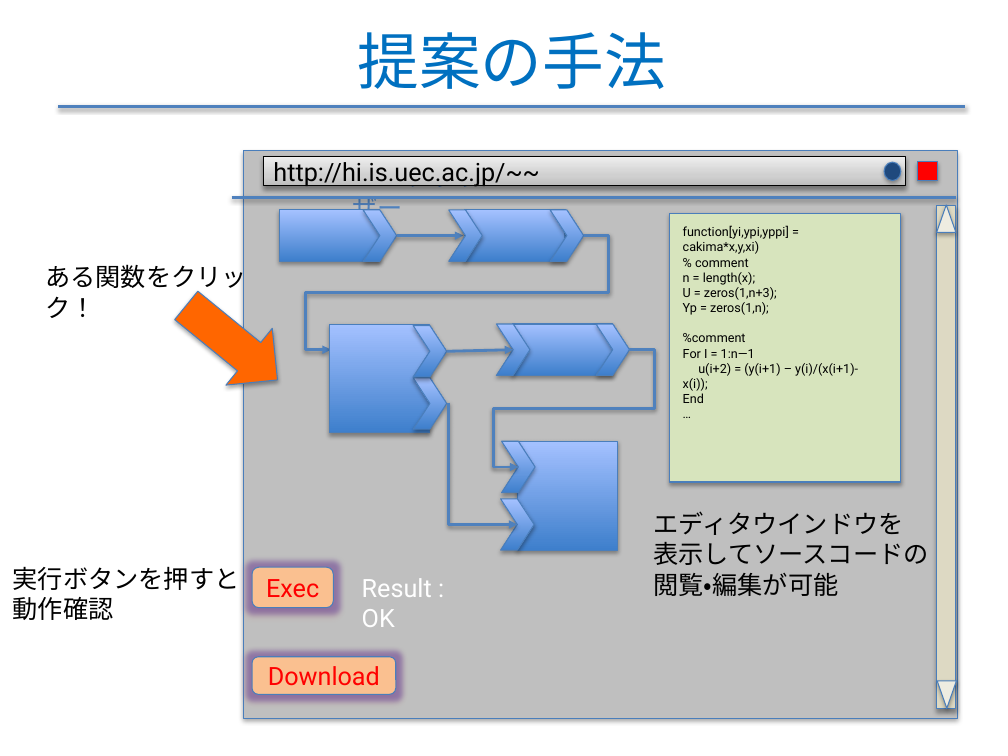
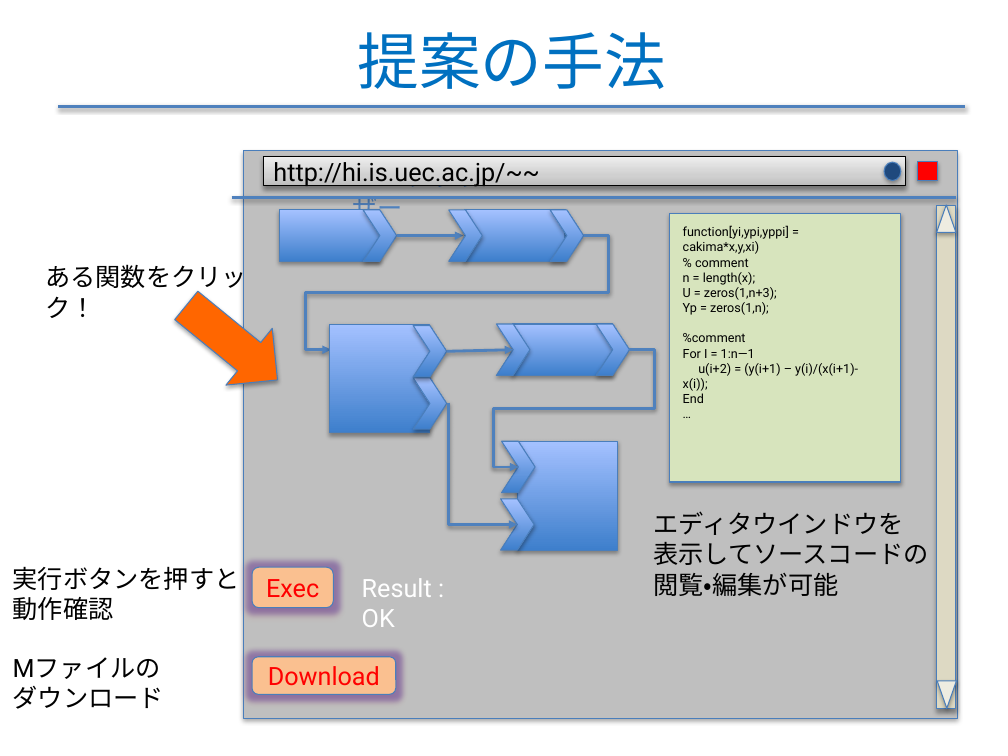
Before and after one commit to f-akazawa/akaz_uecdevelop, a slide deck: slide 12 of doc/中間発表資料.pptx (slide 9 before the commit). Drawn at 1008x756 pixels with LibreOffice and Linux fonts; fonts in the diff are those of the drawing. Boxes give left, top, right and bottom in pixels: in the first picture for what was removed or moved away, otherwise in the second. Text is boxed around its words. In the diff, an @@ line names an element or a change of style, - is before the commit and + after.

```diff
--- a/doc/中間発表資料.pptx
+++ b/doc/中間発表資料.pptx
@@ text added at [13,657,164,709], 18 pt, text #000000 @@
+Mファイルの
+ダウンロード
```
Also in this commit, not shown: 16 other slides changed, 7 slides removed.
